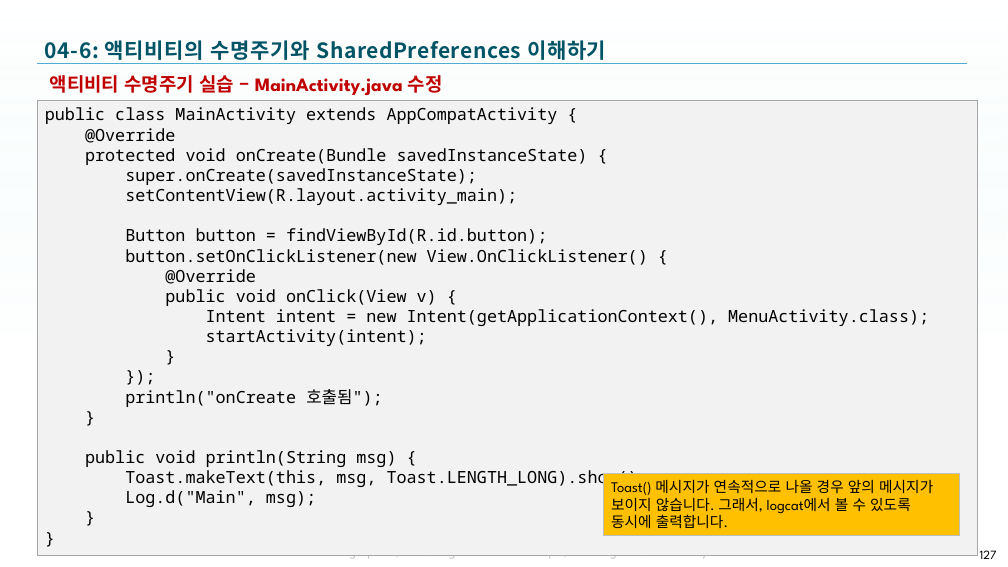
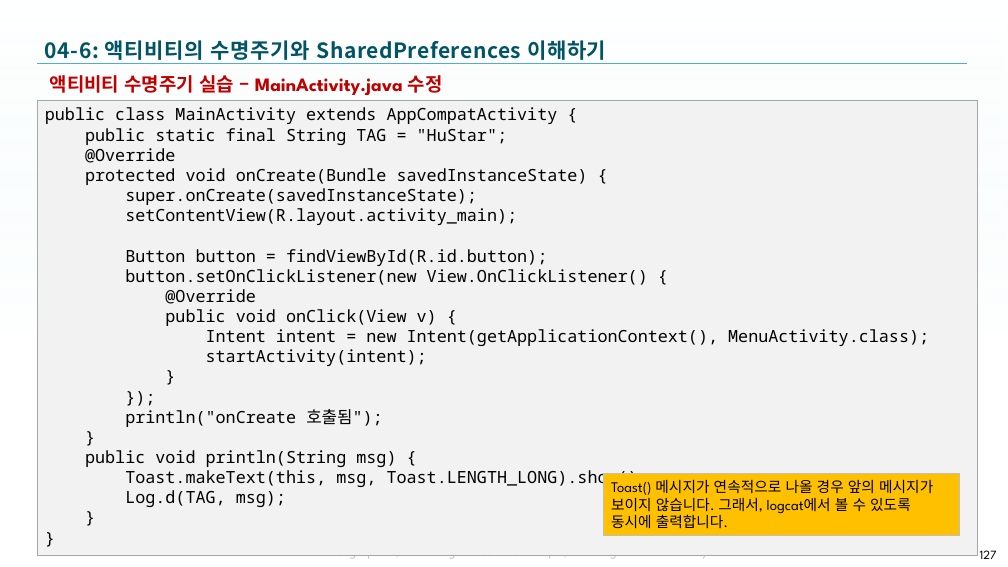
Before and after one commit to tae7841/HuStarAS, a slide deck: slide 127 of ppts/04Activity.pptx. Drawn at 1008x567 pixels with LibreOffice and Linux fonts; fonts in the diff are those of the drawing; background and template pictures are left out. Boxes give left, top, right and bottom in pixels: in the first picture for what was removed or moved away, otherwise in the second. Text is boxed around its words. In the diff, an @@ line names an element or a change of style, - is before the commit and + after.

```diff
--- a/ppts/04Activity.pptx
+++ b/ppts/04Activity.pptx
@@ text in rectangle at bbox=[85, 128, 507, 145]: paragraph added @@
+public static final String TAG = "HuStar";
@@ text in rectangle at bbox=[125, 490, 286, 507]: text changed @@
-Log.d("Main", msg);
+Log.d(TAG, msg);
```
Also in this commit, not shown: 3 other slides changed.
